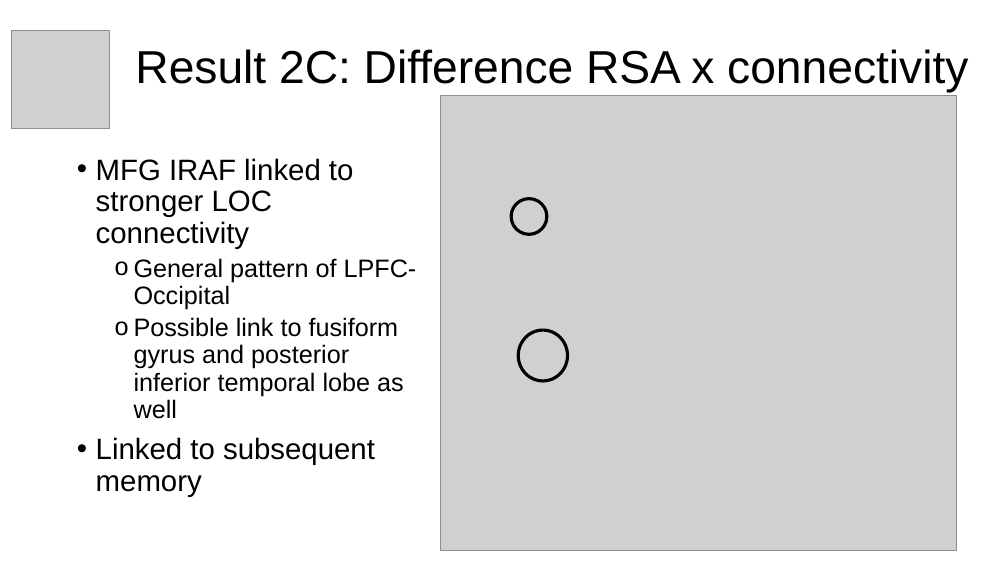
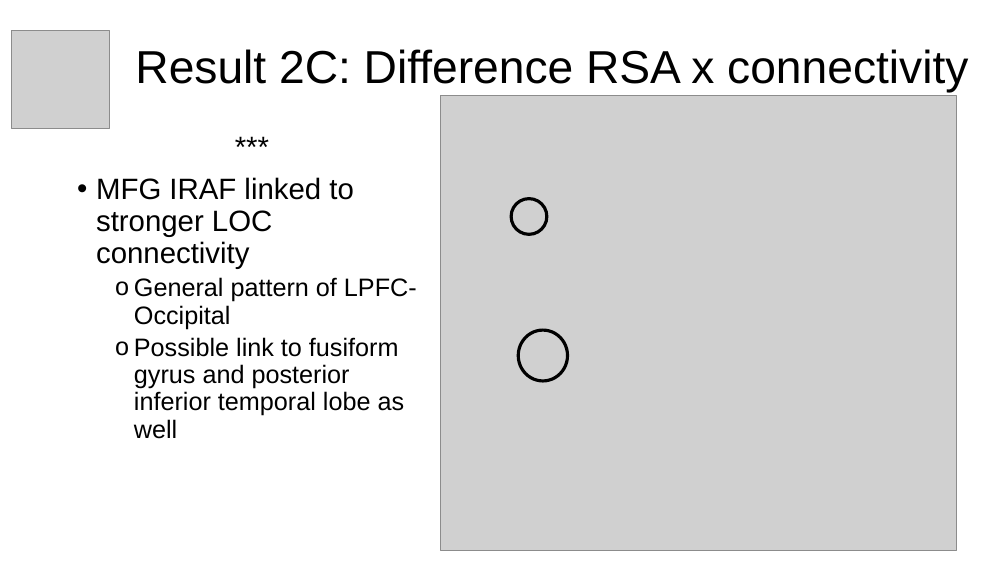
Before and after one commit to paulcbogdan/SchemeRep_PB, a slide deck: slide 20 of SchemeRep_PB_Sep27.pptx. Drawn at 1008x567 pixels with LibreOffice and Linux fonts; fonts in the diff are those of the drawing; grey boxes stand for pictures. Boxes give left, top, right and bottom in pixels: in the first picture for what was removed or moved away, otherwise in the second. Text is boxed around its words. In the diff, an @@ line names an element or a change of style, - is before the commit and + after.

```diff
--- a/SchemeRep_PB_Sep27.pptx
+++ b/SchemeRep_PB_Sep27.pptx
@@ text at (x1=96, y1=177, x2=417, y2=439): paragraph added @@
+***
@@ text "***" moved from (x1=96, y1=158, x2=417, y2=497) to (x1=96, y1=177, x2=417, y2=439) @@
@@ text at (x1=96, y1=437, x2=375, y2=497): paragraph removed @@
-• Linked to subsequent memory
```
Also in this commit, not shown: 5 other slides changed, 5 slides added, 10 other files.
